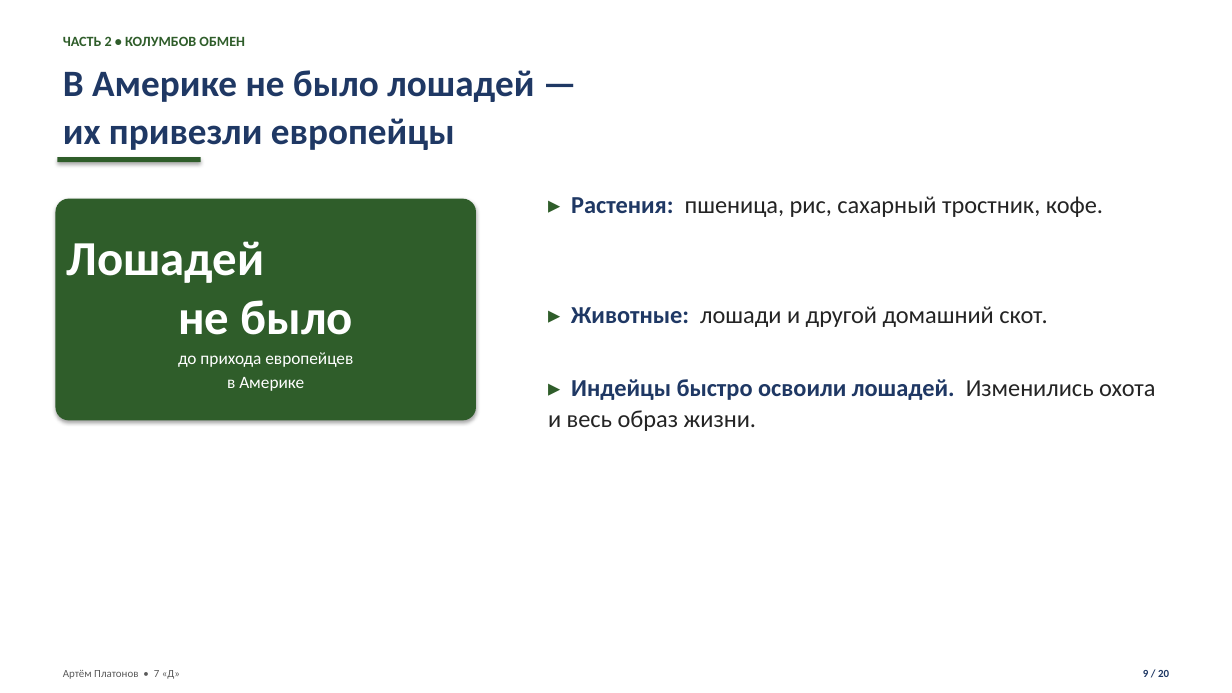
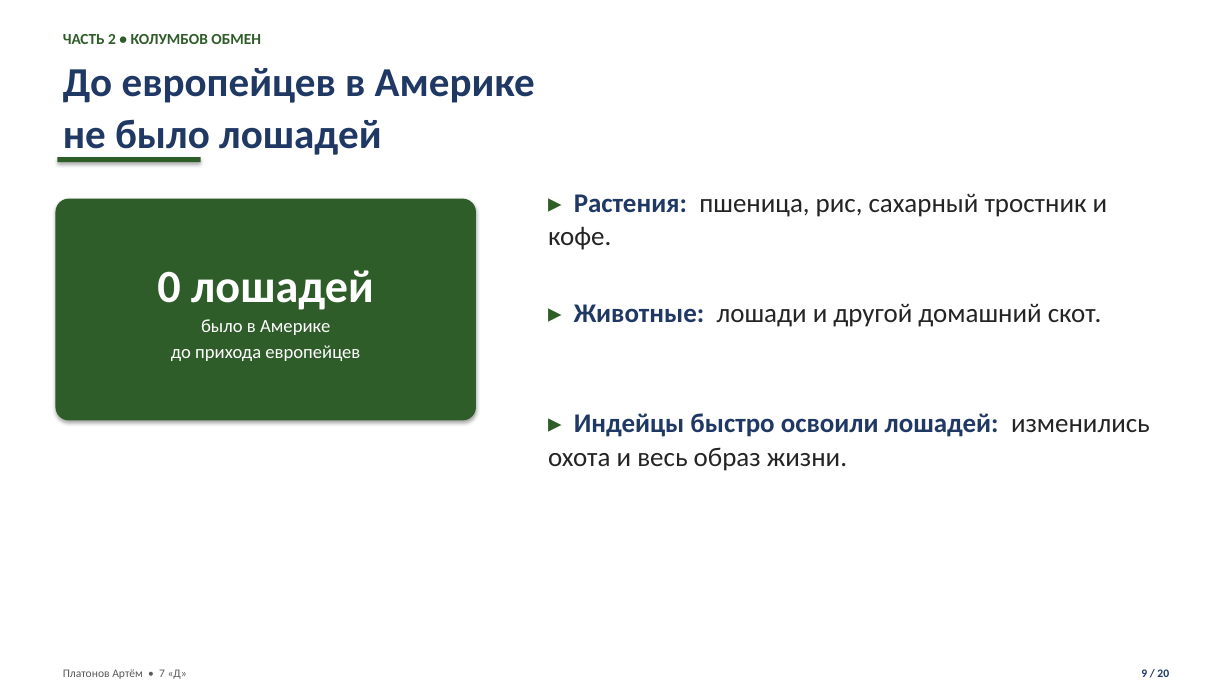
Before and after one commit to Artins200/slide, a slide deck: slide 9 of Великие_географические_открытия_Платонов_Артём_7Д.pptx. Drawn at 1232x693 pixels with LibreOffice and Linux fonts; fonts in the diff are those of the drawing; background and template pictures are left out. Boxes give left, top, right and bottom in pixels: in the first picture for what was removed or moved away, otherwise in the second. Text is boxed around its words. In the diff, an @@ line names an element or a change of style, - is before the commit and + after.

```diff
--- a/Великие_географические_открытия_Платонов_Артём_7Д.pptx
+++ b/Великие_географические_открытия_Платонов_Артём_7Д.pptx
@@ text "ЧАСТЬ 2 • КОЛУМБОВ ОБМЕН" at <box>63,34,261,44</box>: size 11 to 12 pt; line spacing 1.08 to 1.05 @@
@@ text at <box>63,68,535,158</box>: text changed; size 29 to 32 pt @@
-В Америке не было лошадей —
-их привезли европейцы
+До европейцев в Америке
+не было лошадей
@@ text at <box>548,193,1108,250</box>: text changed; size 19 to 21 pt @@
-▸ Растения: пшеница, рис, сахарный тростник, кофе.
+▸ Растения: пшеница, рис, сахарный тростник и кофе.
@@ text in rounded rectangle at <box>157,270,374,361</box>: text changed; size 13.5 to 14.5 pt @@
-Лошадей
-не было
-до прихода европейцев
-в Америке
+0 лошадей
+было в Америке
+до прихода европейцев
@@ text "▸ Животные: лошади и другой ..." at <box>574,303,1102,327</box>: size 19 to 21 pt; line spacing 1.07 to 1.04 @@
@@ text at <box>548,413,1150,471</box>: text changed; size 19 to 21 pt @@
-▸ Индейцы быстро освоили лошадей. Изменились охота и весь образ жизни.
+▸ Индейцы быстро освоили лошадей: изменились охота и весь образ жизни.
@@ text at <box>63,669,187,679</box>: text changed; size 8.5 to 9 pt @@
-Артём Платонов • 7 «Д»
+Платонов Артём • 7 «Д»
@@ text "9 / 20" at <box>1141,669,1169,677</box>: size 8.5 to 9 pt; line spacing 1.08 to 1.05 @@
```
Also in this commit, not shown: 15 other slides changed, 4 slides added, 4 slides removed, 2 other files.
